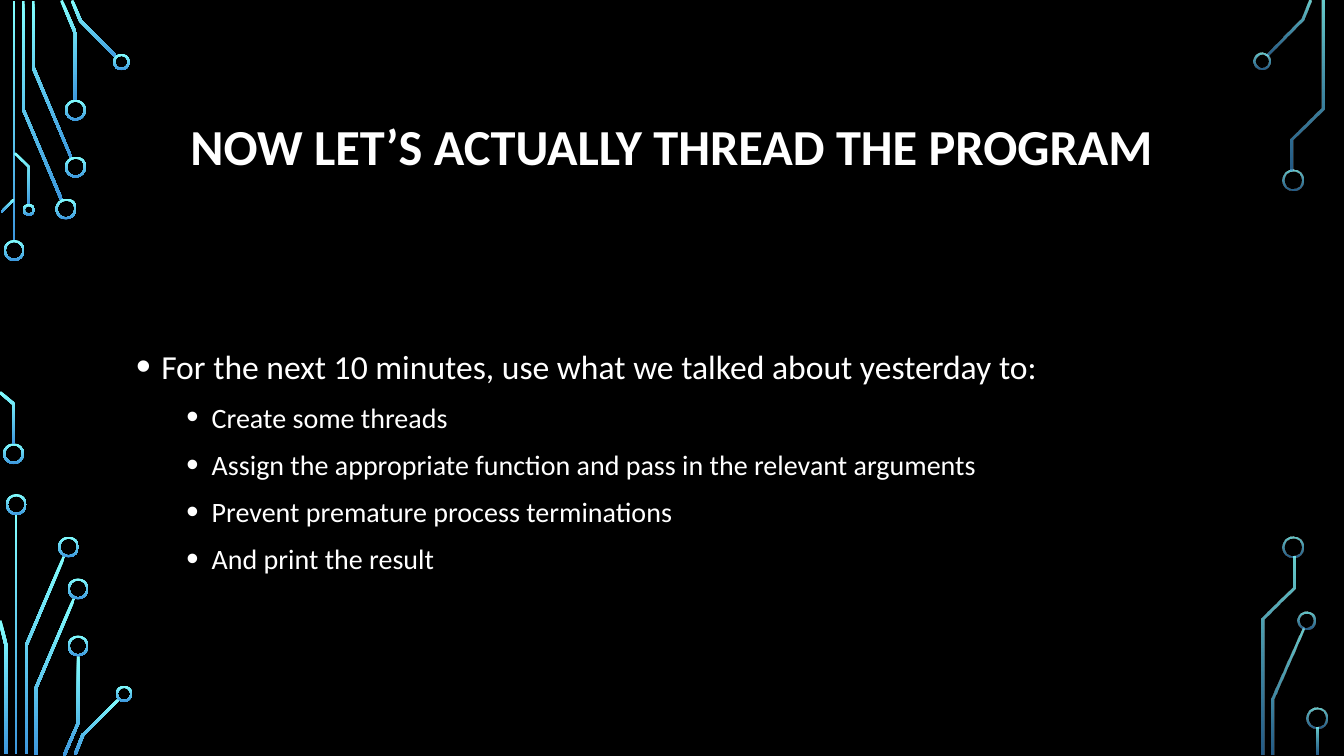
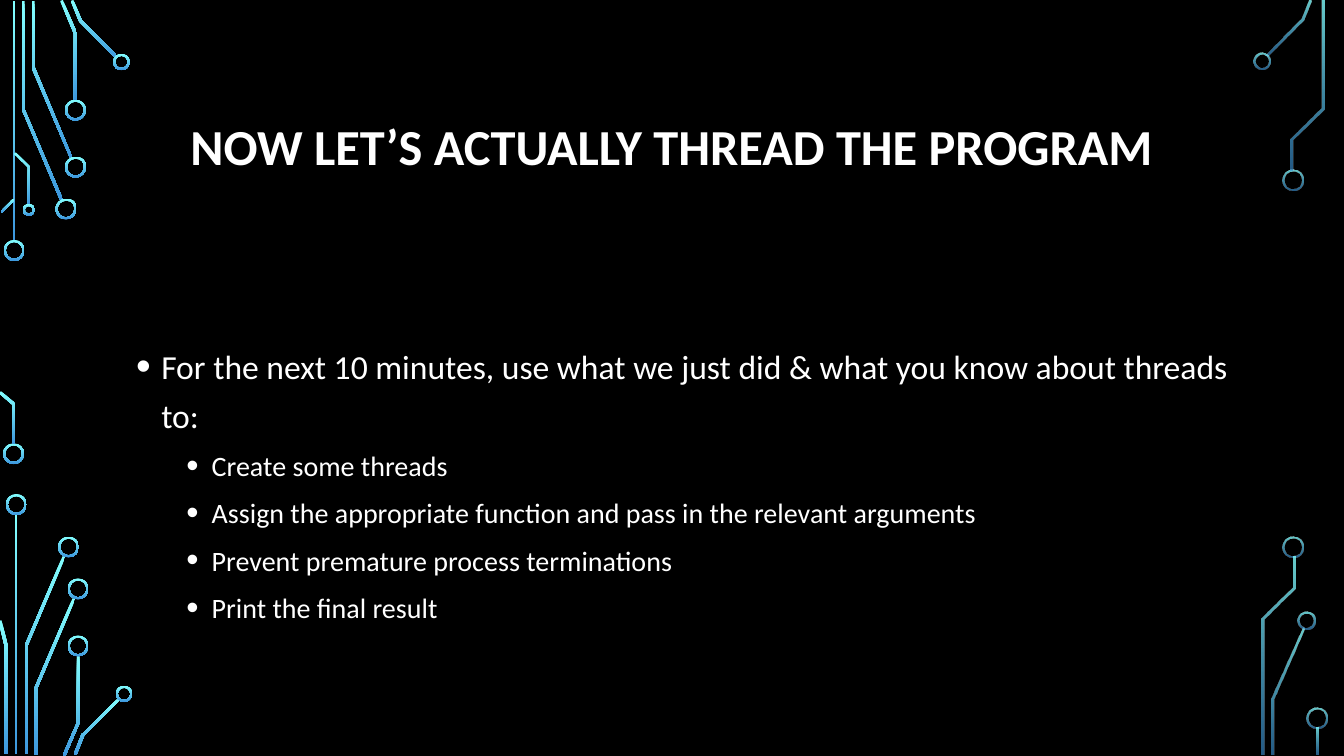
Before and after one commit to psypdt/Advanced_Summer_Course, a slide deck: slide 13 of Day3/Day_3.pptx. Drawn at 1344x756 pixels with LibreOffice and Linux fonts; fonts in the diff are those of the drawing; background and template pictures are left out. Boxes give left, top, right and bottom in pixels: in the first picture for what was removed or moved away, otherwise in the second. Text is boxed around its words. In the diff, an @@ line names an element or a change of style, - is before the commit and + after.

```diff
--- a/Day3/Day_3.pptx
+++ b/Day3/Day_3.pptx
@@ text at (x1=161, y1=355, x2=1228, y2=429): text changed @@
-• For the next 10 minutes, use what we talked about yesterday to:
+• For the next 10 minutes, use what we just did & what you know about threads to:
@@ text at (x1=212, y1=598, x2=438, y2=619): text changed @@
-  • And print the result
+  • Print the final result
```
Also in this commit, not shown: 26 other slides changed, 1 slide added, 1 slide removed.
